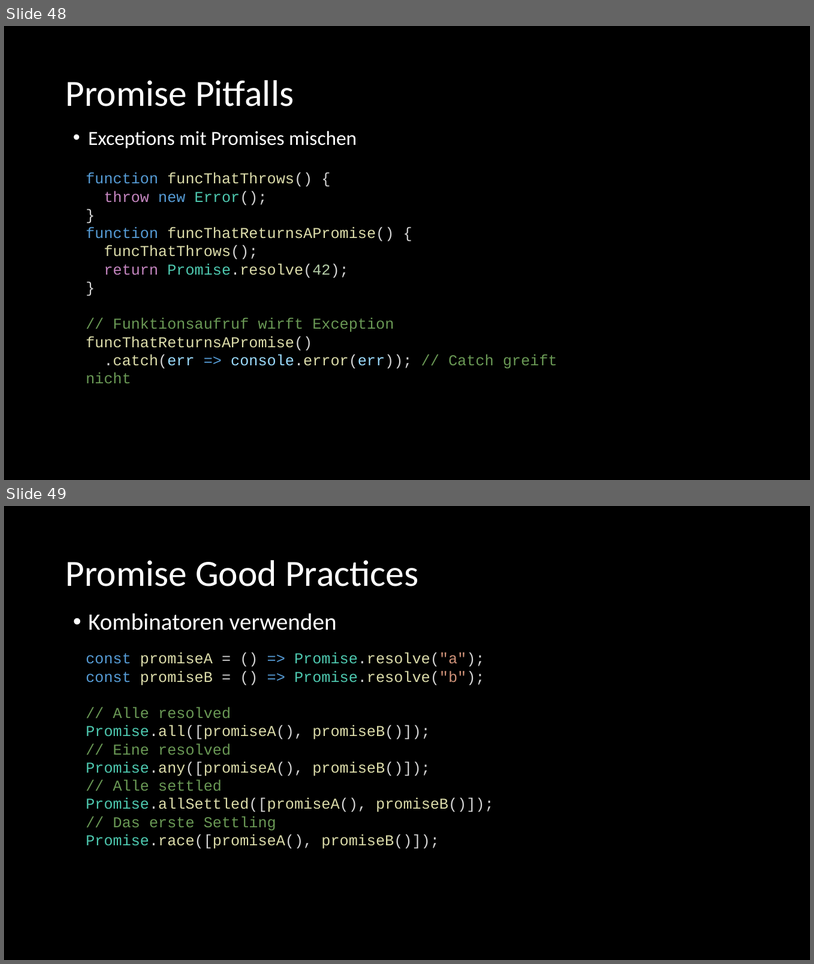
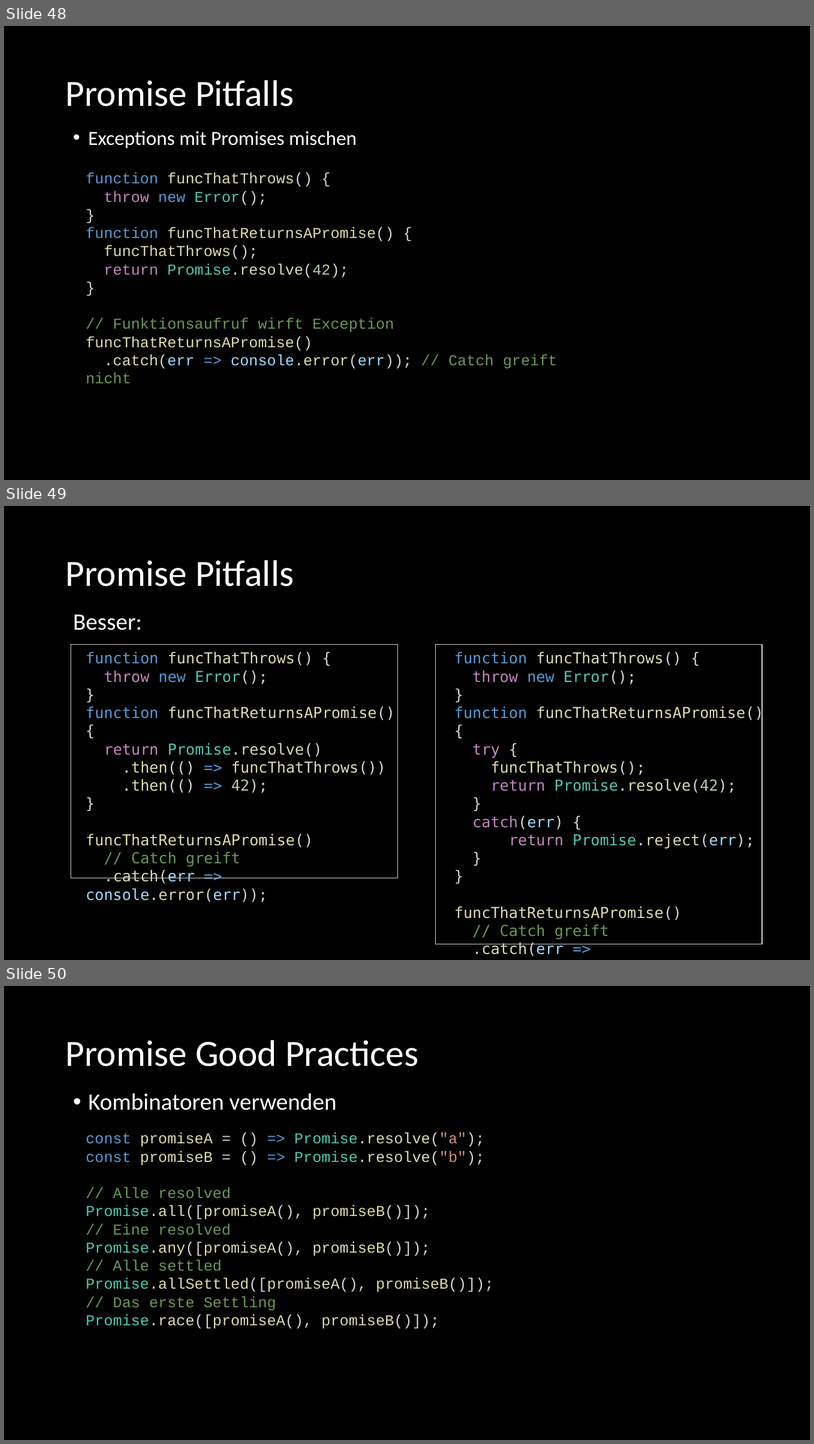
Before and after one commit to twobiers/webtech-workshop-js-async, a slide deck: slides/Presentation.pptx. Shown one above the other, each under a label of ours: slides 48 and 49 before the commit, slides 48, 49 and 50 after it. The pictures are 814x964 and 814x1444 pixels, drawn with LibreOffice and Linux fonts; fonts in the diff are those of the drawing. Boxes give left, top, right and bottom in pixels: in the first picture for what was removed or moved away, otherwise in the second. Text is boxed around its words. In the diff, an @@ line names an element or a change of style, - is before the commit and + after.

```diff
--- a/slides/Presentation.pptx
+++ b/slides/Presentation.pptx
@@ slide 49 added at (4,506,810,960), background #000000 @@
@@ title added at (65,560,294,586), 44 pt, text #FFFFFF @@
+Promise Pitfalls
@@ text added at (73,615,142,630), 28 pt, text #FFFFFF @@
+Besser:
@@ rectangle added at (71,645,398,878), outline #D0CECE 1 pt @@
@@ rectangle added at (436,645,762,944), outline #D0CECE 1 pt @@
@@ text added at (86,652,395,902), 18 pt, text #DCDCAA @@
+function funcThatThrows() {
+throw new Error();
+}
+function funcThatReturnsAPromise() {
+return Promise.resolve()
+.then(() => funcThatThrows())
+.then(() => 42);
+}
+funcThatReturnsAPromise()
+// Catch greift
+.catch(err => console.error(err));
@@ text added at (455,652,764,956), 18 pt, text #DCDCAA @@
+function funcThatThrows() {
+throw new Error();
+}
+function funcThatReturnsAPromise() {
+try {
+funcThatThrows();
+return Promise.resolve(42);
+}
+catch(err) {
+return Promise.reject(err);
+}
+}
+funcThatReturnsAPromise()
+// Catch greift
+.catch(err => console.error(err));
@@ what was slide 49 is now slide 50 @@
```
Also in this commit, not shown: 1 slide changed, 6 other slides added, 2 other files.
